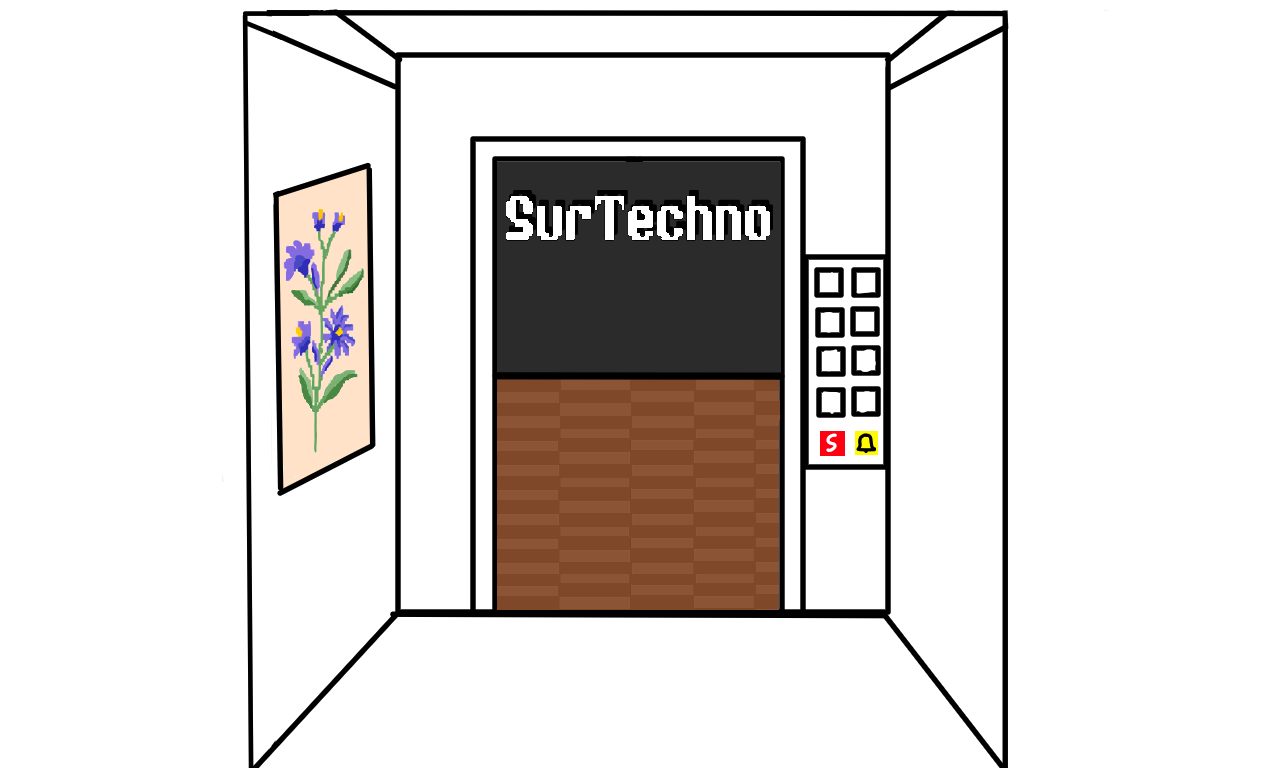
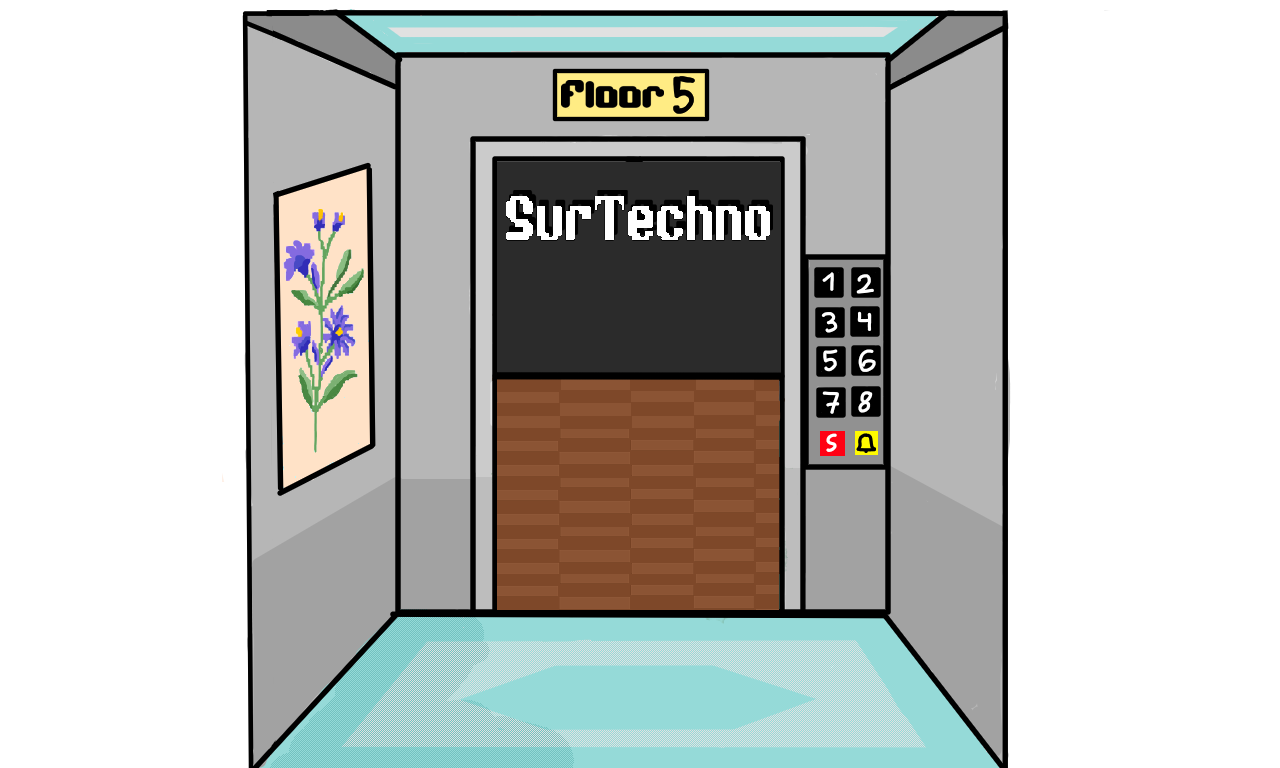
Layer changes from the first 1280px x 768px image to the second:
painted on "details opened inside" over [243, 9, 1011, 768]
showed "elevator opened inside", painted on it over [243, 9, 1011, 768]
